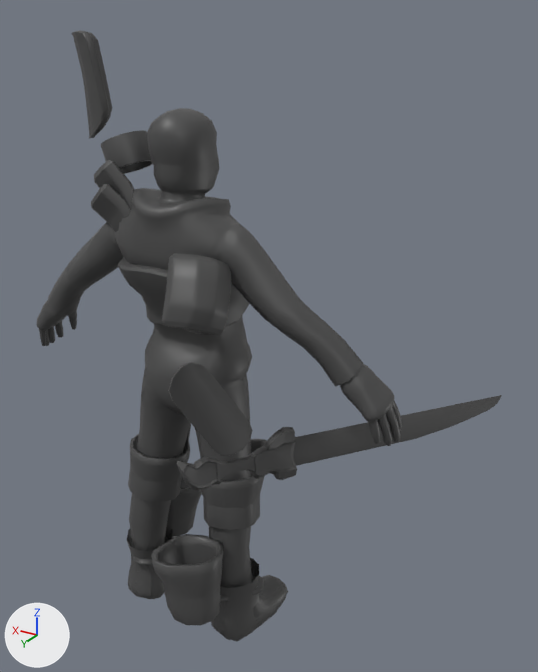
What one commit did to the FBX model Assets/Animations/Character/Grapple Poses/ANIM_Character_GrapplePose_Up.fbx.
Both versions are drawn from a 50 mm camera at (-1.41, 1.83, 2.09) aimed at (-0.13, -0.3, 1.03). Arrows for +X, +Y and +Z are at lower left; the lights stay in place. Where no turn or scale is listed for an object, it has been applied to the vertices.

Names of what the first picture shows: 'Bicep_Strap', 'Chest_Armour', 'Left_Shoulder_Pad_Upper', 'Leg_Guards_KneePad', 'Right_Shoulder_Pad', 'character_mesh', 'pCube1', 'pCube3', 'polySurface3', 'polySurface4', 'polySurface5', 'polySurface6'.
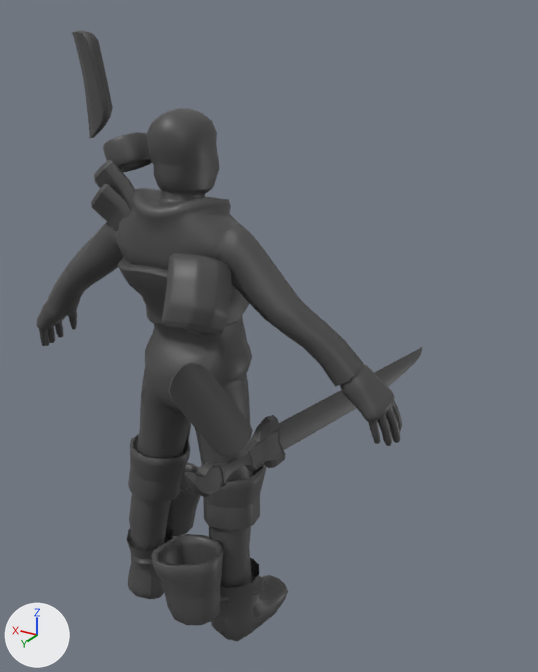
ob_sword is not drawn itself; it is the parent of ob_pcube3, ob_pcube1.

Boxes (x1, y1, x2, y2) around the edits, measured in the pictures (538 x 672 px):
```json
{"object": "pCube3", "change": "moved, turned", "before": [293, 395, 502, 466], "after": [279, 347, 422, 450]}
{"object": "pCube1", "change": "moved, turned", "before": [177, 427, 297, 490], "after": [185, 415, 286, 497]}
```

Scene script edits in JSON lines:
```json
{"op": "set", "path": "ob_sword.location", "old": "(-32.33, 83.37, -23.19)", "new": "(-31.84, 83.41, -22.97)"}
{"op": "set", "path": "ob_sword.rotation_euler", "old": "(1.829, -0.456, -0.346)", "new": "(1.661, -0.155, -0.305)", "note": "degrees (105, -26, -20) -> degrees (95, -8.9, -17)"}
```
